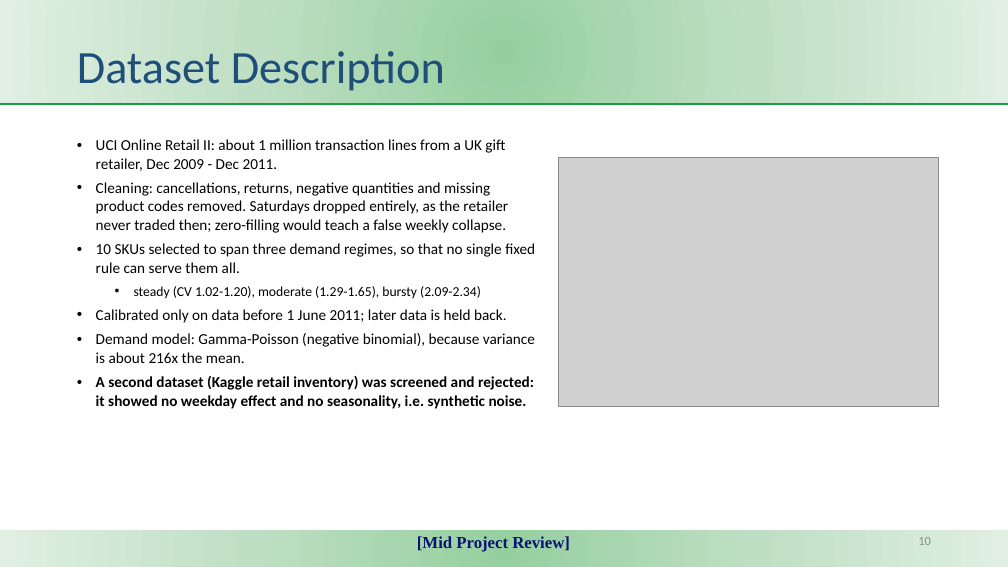
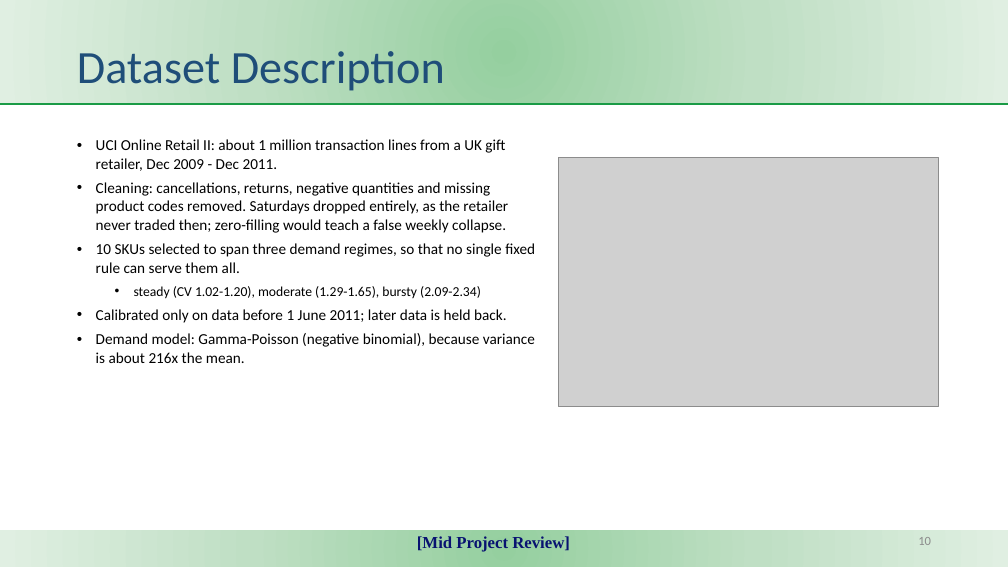
Before and after one commit to KJSK-Koushik/Supply-AI-RL-Explainable-supply-chain-Optimisation, a slide deck: slide 10 of reports/SupplyAI-RL_Mid_Project_Review.pptx. Drawn at 1008x567 pixels with LibreOffice and Linux fonts; fonts in the diff are those of the drawing; grey boxes stand for pictures. Boxes give left, top, right and bottom in pixels: in the first picture for what was removed or moved away, otherwise in the second. Text is boxed around its words. In the diff, an @@ line names an element or a change of style, - is before the commit and + after.

```diff
--- a/reports/SupplyAI-RL_Mid_Project_Review.pptx
+++ b/reports/SupplyAI-RL_Mid_Project_Review.pptx
@@ text at (x1=96, y1=376, x2=534, y2=409): paragraph removed @@
-• A second dataset (Kaggle retail inventory) was screened and rejected: it showed no weekday effect and no seasonality, i.e. synthetic noise.
```
Also in this commit, not shown: 3 other slides changed, 1 slide added, 6 other files.
